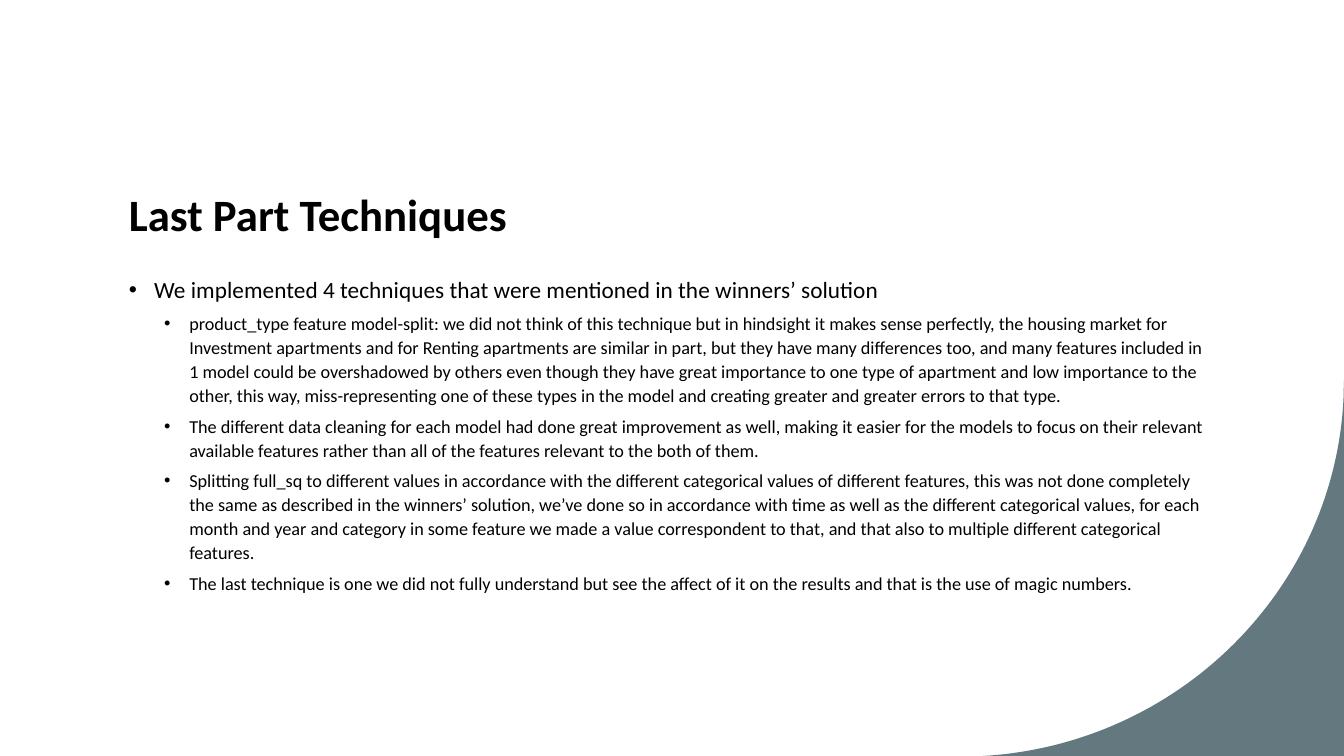
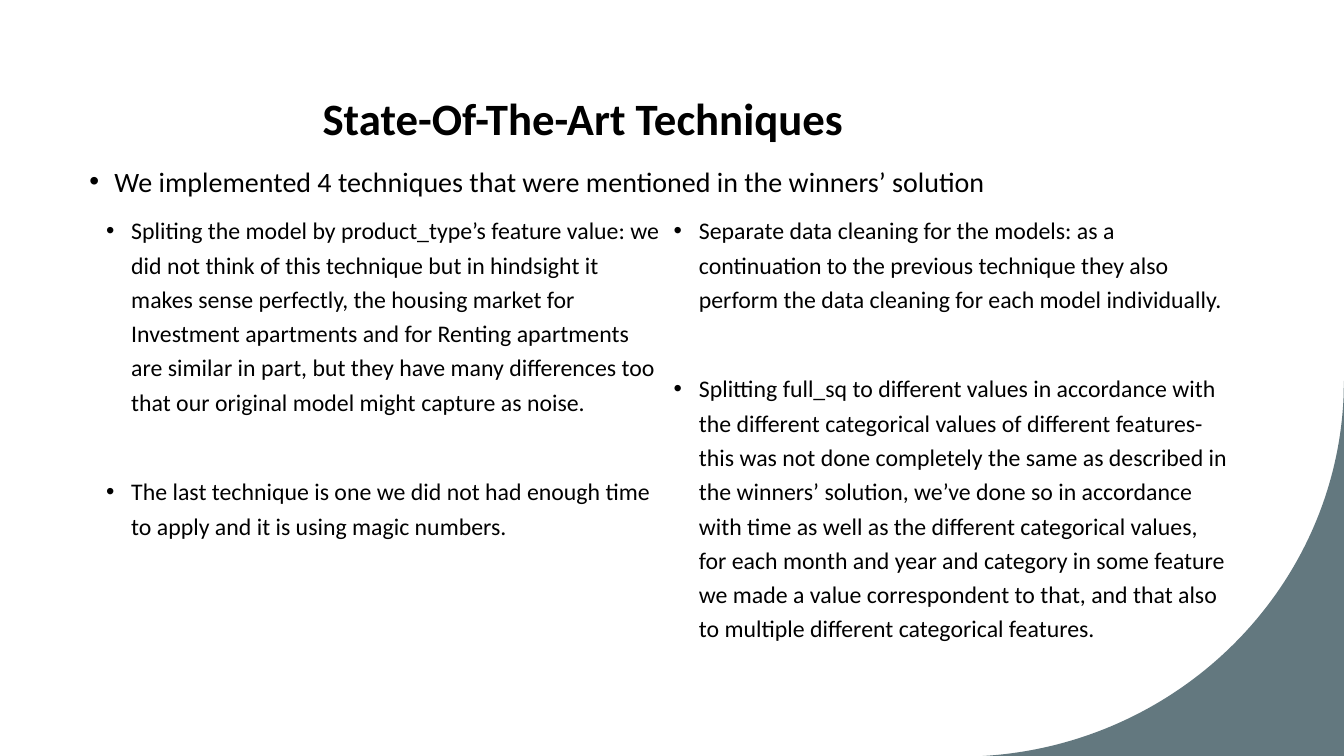
Before and after one commit to TomGeva/ML-project, a slide deck: slide 9 of Final Project Tom & Maya.pptx (slide 5 before the commit). Drawn at 1344x756 pixels with LibreOffice and Linux fonts; fonts in the diff are those of the drawing. Boxes give left, top, right and bottom in pixels: in the first picture for what was removed or moved away, otherwise in the second. Text is boxed around its words. In the diff, an @@ line names an element or a change of style, - is before the commit and + after.

```diff
--- a/Final Project Tom & Maya.pptx
+++ b/Final Project Tom & Maya.pptx
@@ title at (323, 103, 843, 142): text changed @@
-Last Part Techniques
+State-Of-The-Art Techniques
@@ text "We implemented 4 techniques that ...": place and size @@
-text "We implemented 4 techniques that ..." at (154, 281, 1202, 593)
+text "We implemented 4 techniques that ..." at (114, 172, 984, 197)
@@ text "We implemented 4 techniques that ..." at (114, 172, 984, 197): size 16.6 to 20 pt; line spacing 1.1 to 1.2 @@
@@ text added at (131, 222, 659, 539), 17 pt, text #000000 @@
+• Spliting the model by product_type’s feature value: we did not think of this technique but in hindsight it makes sense perfectly, the housing market for Investment apartments and for Renting apartments are similar in part, but they have many differences too that our original model might capture as noise.
+• The last technique is one we did not had enough time to apply and it is using magic numbers.
@@ text added at (699, 222, 1227, 641), 17 pt, text #000000 @@
+• Separate data cleaning for the models: as a continuation to the previous technique they also perform the data cleaning for each model individually.
+• Splitting full_sq to different values in accordance with the different categorical values of different features- this was not done completely the same as described in the winners’ solution, we’ve done so in accordance with time as well as the different categorical values, for each month and year and category in some feature we made a value correspondent to that, and that also to multiple different categorical features.
@@ text at (189, 317, 1202, 593): paragraphs removed @@
-    • product_type feature model-split: we did not think of this technique but in hindsight it makes sense perfectly, the housing market for Investment apartments and for Renting apartments are similar in part, but they have many differences too, and many features included in 1 model could be overshadowed by others even though they have great importance to one type of apartment and low importance to the other, this way, miss-representing one of these types in the model and creating greater and greater errors to that type.
-    • The different data cleaning for each model had done great improvement as well, making it easier for the models to focus on their relevant available features rather than all of the features relevant to the both of them.
-    • Splitting full_sq to different values in accordance with the different categorical values of different features, this was not done completely the same as described in the winners’ solution, we’ve done so in accordance with time as well as the different categorical values, for each month and year and category in some feature we made a value correspondent to that, and that also to multiple different categorical features.
-    • The last technique is one we did not fully understand but see the affect of it on the results and that is the use of magic numbers.
```
Also in this commit, not shown: 2 other slides changed, 9 slides added, 1 slide removed, 11 other files.
